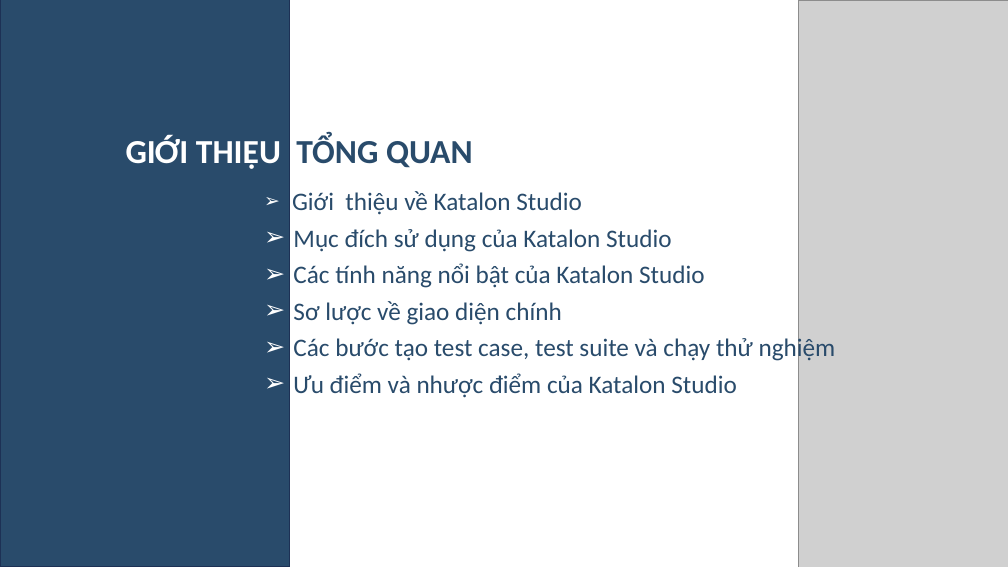
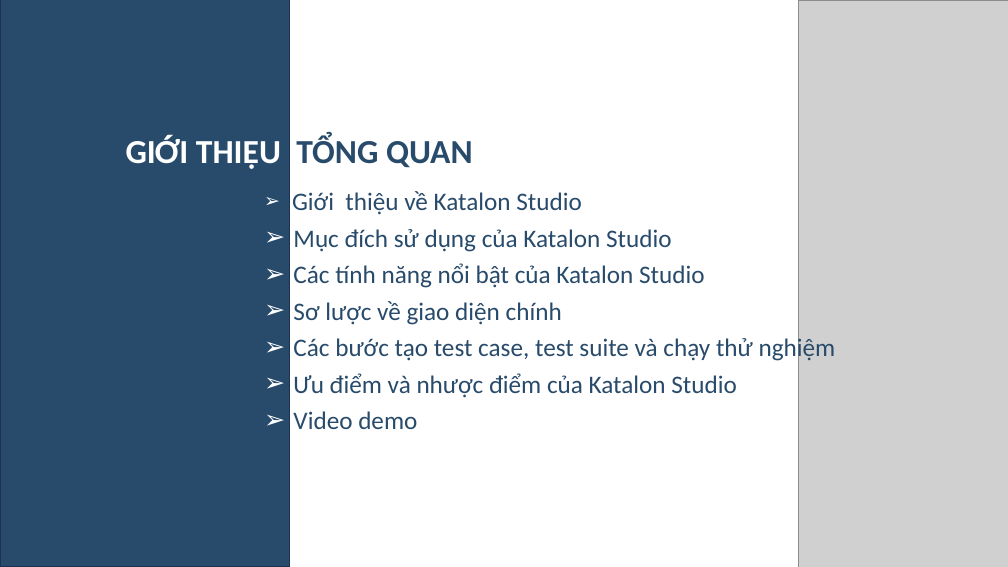
Before and after one commit to Oanh1503-git/DoAnKiemThu, a slide deck: slide 2 of THTH_slide.pptx. Drawn at 1008x567 pixels with LibreOffice and Linux fonts; fonts in the diff are those of the drawing; grey boxes stand for pictures. Boxes give left, top, right and bottom in pixels: in the first picture for what was removed or moved away, otherwise in the second. Text is boxed around its words. In the diff, an @@ line names an element or a change of style, - is before the commit and + after.

```diff
--- a/THTH_slide.pptx
+++ b/THTH_slide.pptx
@@ text at <box>293,411,417,429</box>: paragraph added @@
+➢ Video demo
```
Also in this commit, not shown: 4 other slides changed, 5 slides added, 1 slide removed.
